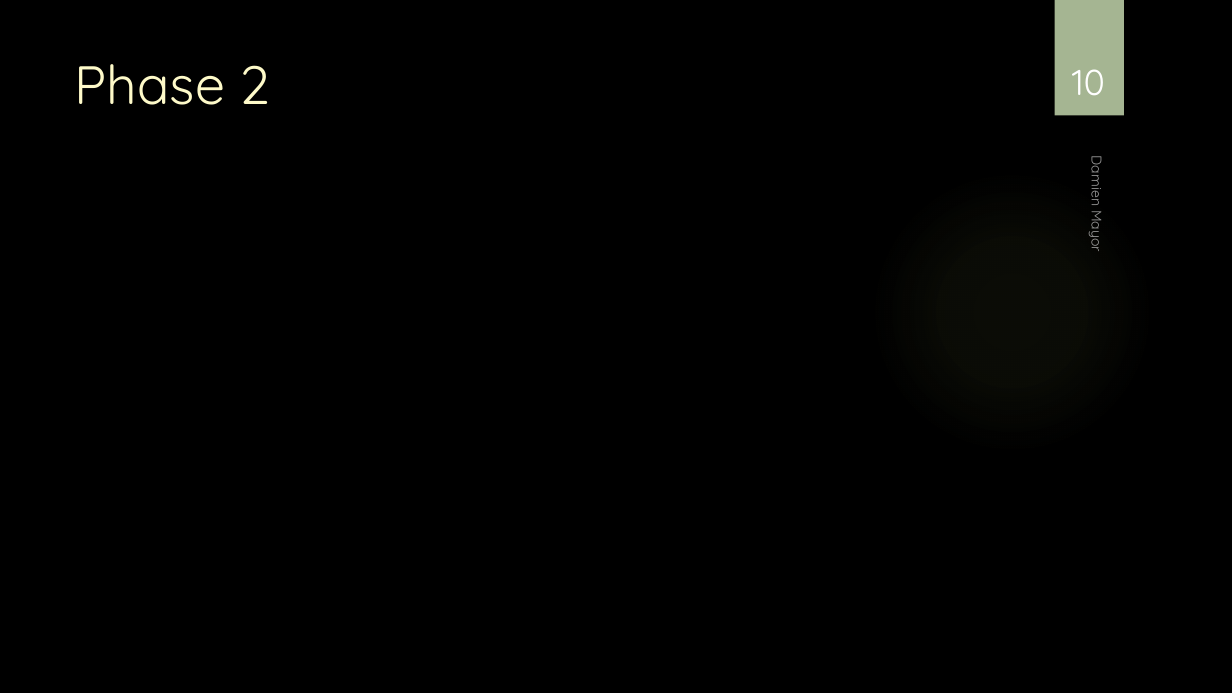
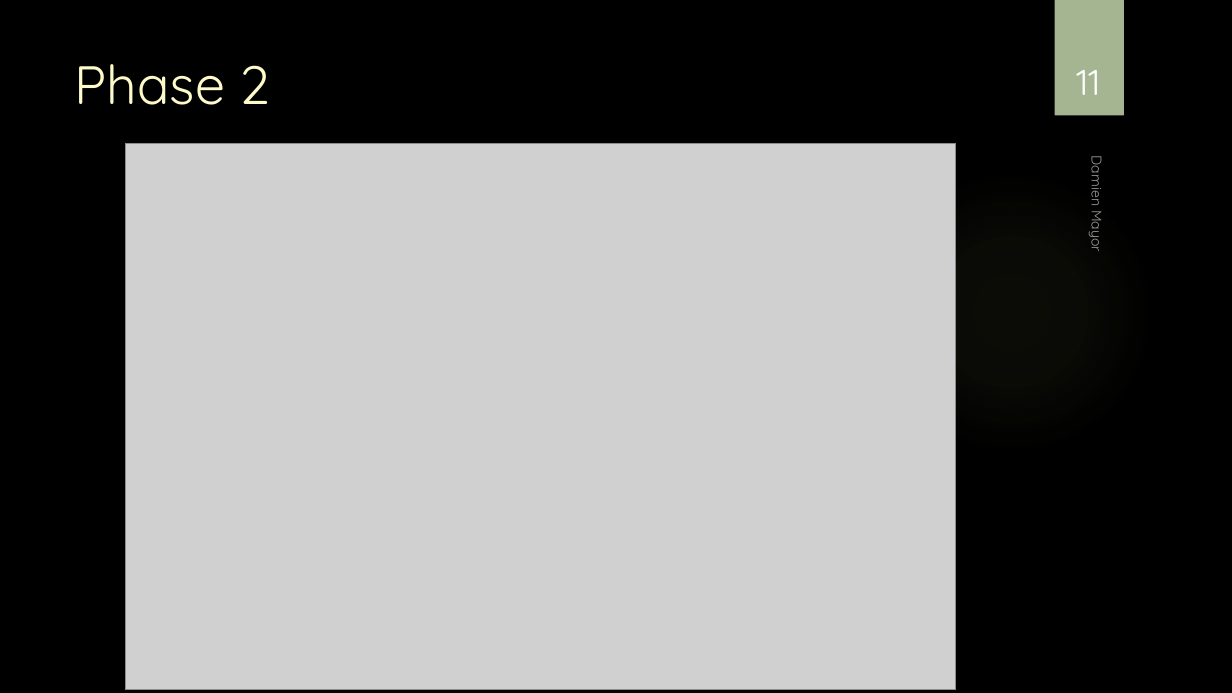
Before and after one commit to damienmayor/TPI, a slide deck: slide 11 of Présentation/Présentation TPI DMA.pptx (slide 10 before the commit). Drawn at 1232x693 pixels with LibreOffice and Linux fonts; fonts in the diff are those of the drawing; grey boxes stand for pictures; background and template pictures are left out. Boxes give left, top, right and bottom in pixels: in the first picture for what was removed or moved away, otherwise in the second. Text is boxed around its words. In the diff, an @@ line names an element or a change of style, - is before the commit and + after.

```diff
--- a/Présentation/Présentation TPI DMA.pptx
+++ b/Présentation/Présentation TPI DMA.pptx
@@ page number at (x1=1076, y1=70, x2=1100, y2=95): text changed @@
-10
+11
@@ picture added at (x1=125, y1=143, x2=956, y2=690) @@
```
Also in this commit, not shown: 2 other slides changed, 2 slides added, 7 other files.
